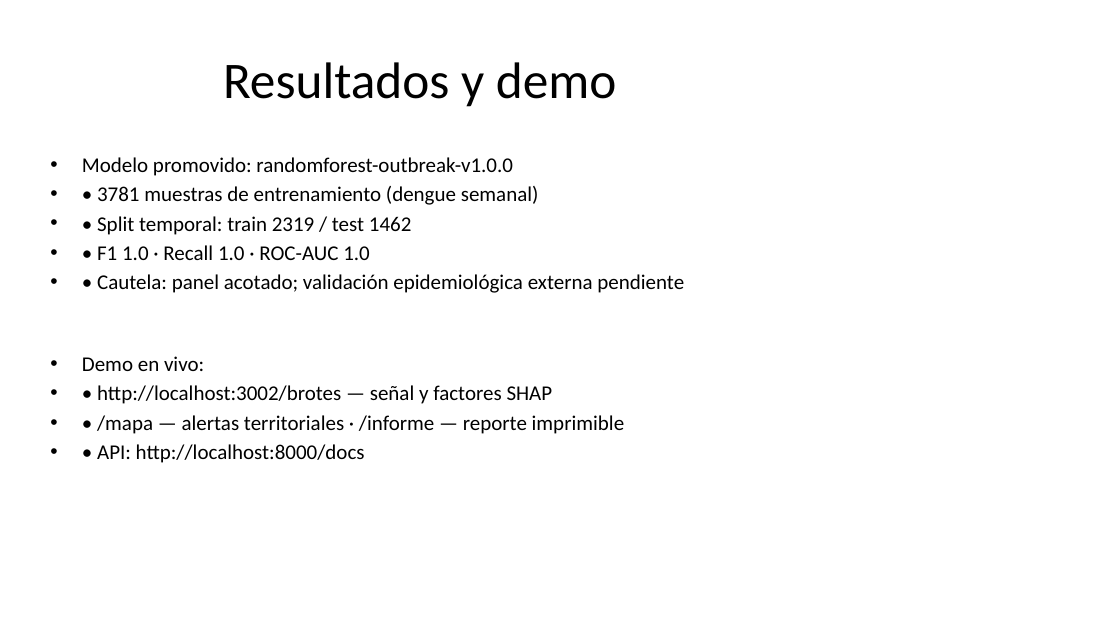
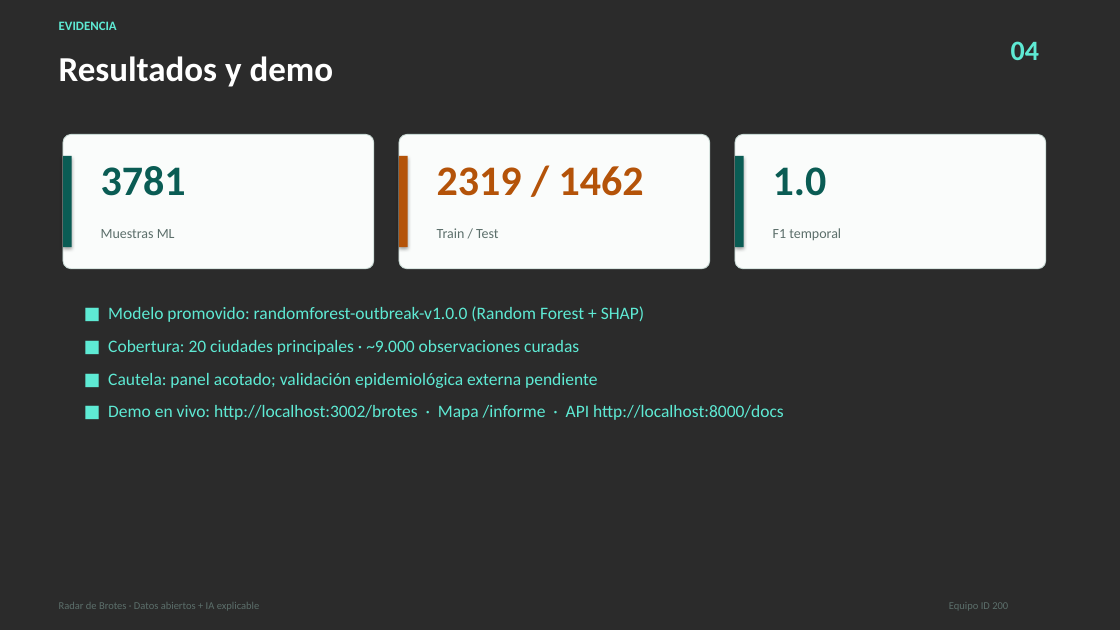
Before and after one commit to luisrapalino/concurso-datos-abiertos-colombia-2026, a slide deck: slide 5 of RECURSOS/Presentacion.pptx. Drawn at 1120x630 pixels with LibreOffice and Linux fonts; fonts in the diff are those of the drawing; background and template pictures are left out; a plain dark background stands for a picture behind light text. Boxes give left, top, right and bottom in pixels: in the first picture for what was removed or moved away, otherwise in the second. Text is boxed around its words. In the diff, an @@ line names an element or a change of style, - is before the commit and + after.

Commit message:
chore(concurso): regenerate presentation assets with professional design
Rebuild the delivery deck, PDF and cover from the redesigned generator
so the material reflects the branded visuals and corrected Spanish copy.

```diff
--- a/RECURSOS/Presentacion.pptx
+++ b/RECURSOS/Presentacion.pptx
@@ background #FFFFFF to picture (left out) @@
@@ text added at (59,21,117,30), 11 pt, text #5EEAD4, bold @@
+EVIDENCIA
@@ text "Resultados y demo": place and size @@
-text "Resultados y demo" at (223,62,616,107)
+text "Resultados y demo" at (59,56,334,87)
@@ text "Resultados y demo" at (59,56,334,87): size 44 to 30 pt, text colour #000000 to #FFFFFF, bold on; alignment centre to left; vertical alignment middle to top @@
@@ text added at (1011,41,1039,60), 24 pt, text #5EEAD4, bold @@
+04
@@ rounded rectangle added at (63,134,374,269), fill #FAFCFB, outline #C8D9D4 0.75 pt @@
@@ rounded rectangle added at (399,134,710,269), fill #FAFCFB, outline #C8D9D4 0.75 pt @@
@@ rounded rectangle added at (735,134,1046,269), fill #FAFCFB, outline #C8D9D4 0.75 pt @@
@@ rectangle added at (63,156,71,248), fill #0A5C54 @@
@@ text removed at (82,157,684,463) @@
-• Modelo promovido: randomforest-outbreak-v1.0.0
-• • 3781 muestras de entrenamiento (dengue semanal)
-• • Split temporal: train 2319 / test 1462
-• • F1 1.0 · Recall 1.0 · ROC-AUC 1.0
-• • Cautela: panel acotado; validación epidemiológica externa pendiente
-• Demo en vivo:
-• • http://localhost:3002/brotes — señal y factores SHAP
-• • /mapa — alertas territoriales · /informe — reporte imprimible
-• • API: http://localhost:8000/docs
@@ text added at (101,166,186,196), 36 pt, text #0A5C54, bold @@
+3781
@@ rectangle added at (399,156,408,248), fill #B45309 @@
@@ text added at (437,166,644,196), 36 pt, text #B45309, bold @@
+2319 / 1462
@@ rectangle added at (735,156,744,248), fill #0A5C54 @@
@@ text added at (773,167,827,196), 36 pt, text #0A5C54, bold @@
+1.0
@@ text added at (101,229,175,238), 12 pt, text #5C6F6B @@
+Muestras ML
@@ text added at (437,228,498,238), 12 pt, text #5C6F6B @@
+Train / Test
@@ text added at (773,228,841,240), 12 pt, text #5C6F6B @@
+F1 temporal
@@ text added at (108,306,784,420), 15 pt, text #5EEAD4 @@
+■ Modelo promovido: randomforest-outbreak-v1.0.0 (Random Forest + SHAP)
+■ Cobertura: 20 ciudades principales · ~9.000 observaciones curadas
+■ Cautela: panel acotado; validación epidemiológica externa pendiente
+■ Demo en vivo: http://localhost:3002/brotes · Mapa /informe · API http://localhost:8000/docs
@@ text added at (59,602,260,611), 9 pt, text #5C6F6B @@
+Radar de Brotes · Datos abiertos + IA explicable
@@ text added at (949,602,1008,611), 9 pt, text #5C6F6B @@
+Equipo ID 200
```
Also in this commit, not shown: 6 other slides changed, 1 slide added, 1 slide removed, 2 other files.
